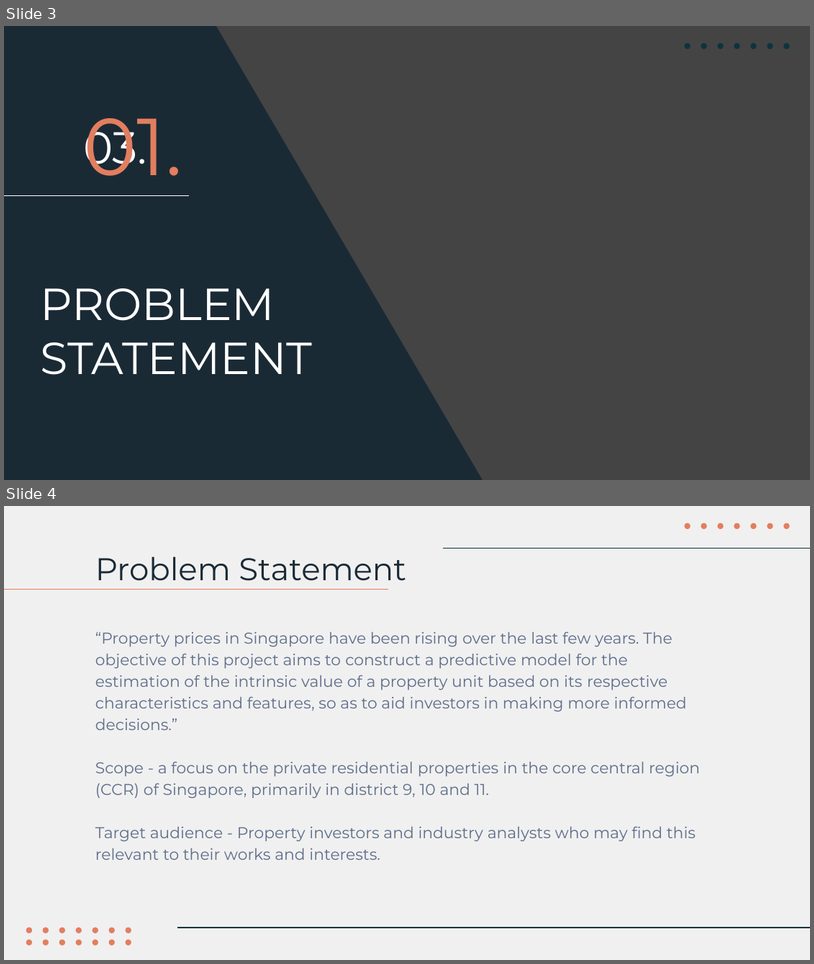
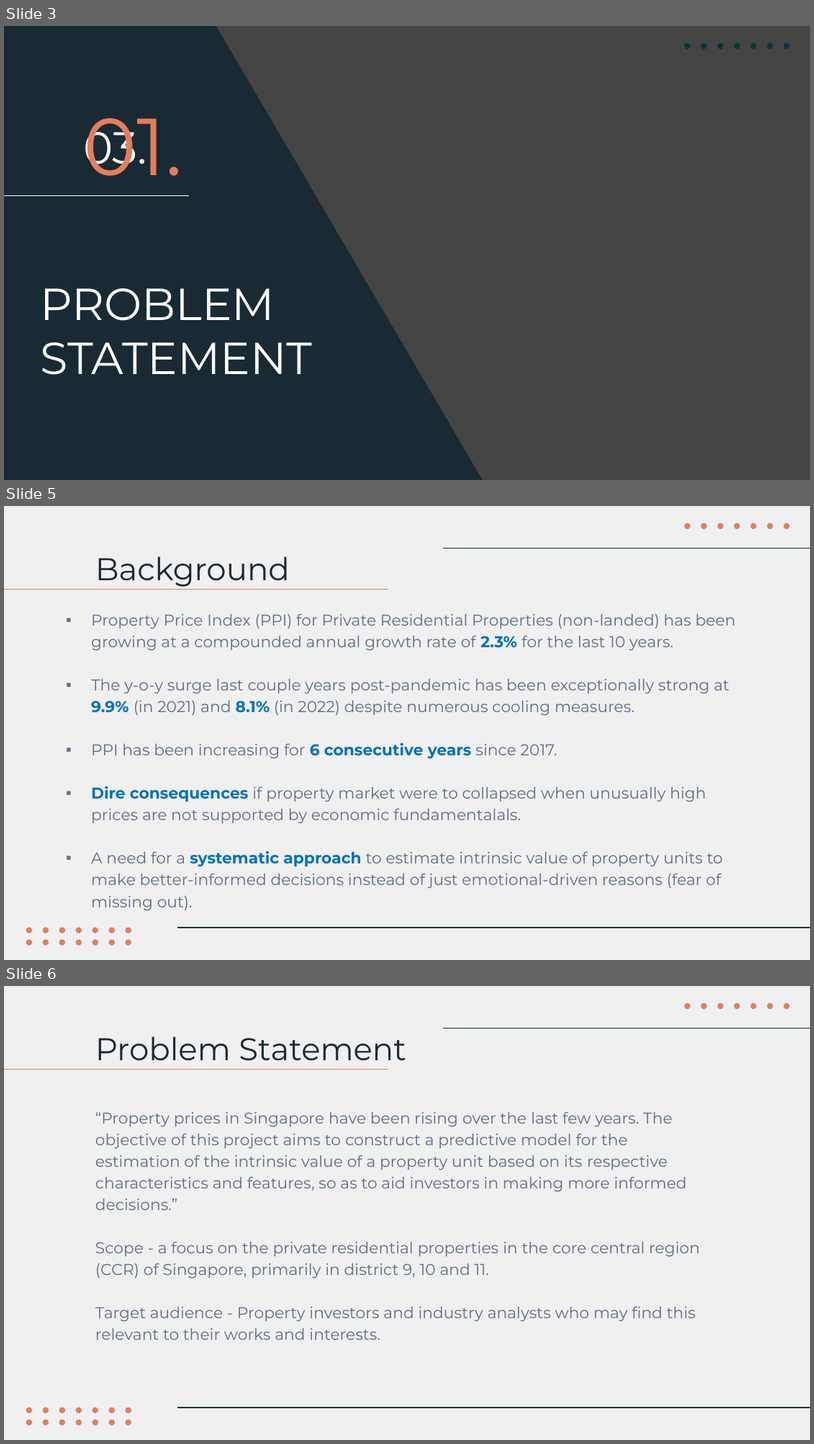
Before and after one commit to NgChekWee/Capstone-Private-Property, a slide deck: Capstone Presentation ppt.pptx. Shown one above the other, each under a label of ours: slides 3 and 4 before the commit, slides 3, 5 and 6 after it; the slides between them are not shown. The pictures are 814x964 and 814x1444 pixels, drawn with LibreOffice and Linux fonts; fonts in the diff are those of the drawing; background and template pictures are left out; a plain dark background stands for a picture behind light text. Boxes give left, top, right and bottom in pixels: in the first picture for what was removed or moved away, otherwise in the second. Text is boxed around its words. In the diff, an @@ line names an element or a change of style, - is before the commit and + after.

```diff
--- a/Capstone Presentation ppt.pptx
+++ b/Capstone Presentation ppt.pptx
@@ slide 5 added at bbox=[4, 506, 810, 960], background #F0F0F0; not listed: 23 template elements that a slide beside it also shows @@
@@ title added at bbox=[95, 556, 290, 587], 28 pt, text #1A2A35 @@
+Background
@@ line added from (4, 589) to (388, 589), #E37E5F 0.75 pt @@
@@ text added at bbox=[91, 614, 736, 911], 14 pt, text #5E6E8A @@
+▪ Property Price Index (PPI) for Private Residential Properties (non-landed) has been growing at a compounded annual growth rate of 2.3% for the last 10 years.
+▪ The y-o-y surge last couple years post-pandemic has been exceptionally strong at 9.9% (in 2021) and 8.1% (in 2022) despite numerous cooling measures.
+▪ PPI has been increasing for 6 consecutive years since 2017.
+▪ Dire consequences if property market were to collapsed when unusually high prices are not supported by economic fundamentalals.
+▪ A need for a systematic approach to estimate intrinsic value of property units to make better-informed decisions instead of just emotional-driven reasons (fear of missing out).
@@ what was slide 4 is now slide 6 @@
```
Also in this commit, not shown: 2 slides changed, 4 other slides added, 3 other files.
